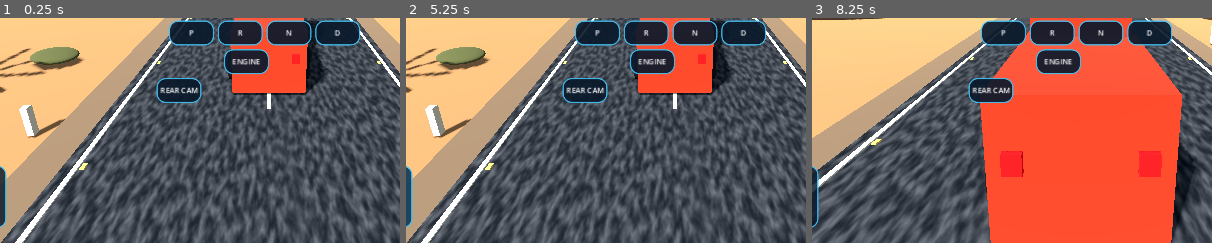
Above: before the commit, frames 1-3 (left to right).
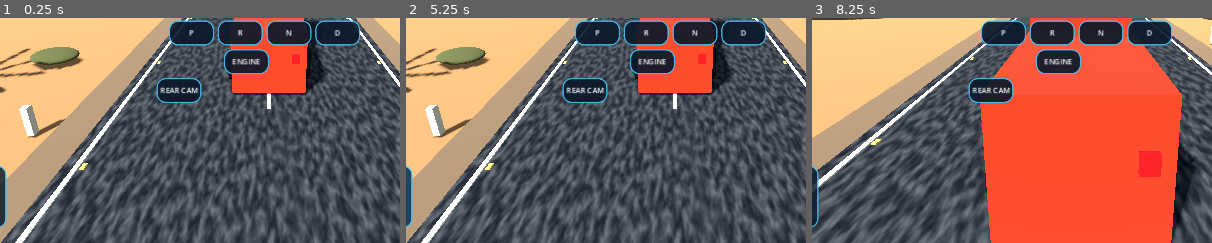
Above: after the commit, the same moments.

Repository: czz495m8zv-code/zayron-simulator
Game: Godot game, scene res://scenes/main/main.tscn
The game is run twice, just before and just after one commit, with the same random seed, the same clock (stepped at 60 frames per second) and the same inputs.
Inputs:
- Up to frame 1 (0.25 s): no input
- Up to frame 2 (5.25 s): click "RESTART ROUTE" at 0.5 s; click "RESTART ROUTE" at 1.25 s; click "RESTART ROUTE" at 2 s; click "NEXT: PREMIUM BLUE SEMI" at 2.75 s; click "NEXT: PREMIUM BLUE SEMI" at 3.5 s; click "◀" at 4.25 s; click "▶" at 5 s
- Up to frame 3 (8.25 s): click "BRAKE" at 5.75 s; click "GAS" at 6.5 s; click "R" at 7.25 s; click "VIEW: CHASE" at 8 s
The pictures show only the part of the screen within x 16-66%, y 50-100%; the shares and areas given below are measured in that part.

The runs differ from the first frame. In frame 3, 0.7% of the frame differs, in the area x 47-53%, y 59-71%.

Commit message:
Make rear brake lamps respond continuously to braking

Diff:
--- a/scripts/vehicles/prototype_truck.gd
+++ b/scripts/vehicles/prototype_truck.gd
@@ -144,6 +144,9 @@
 
 	if is_instance_valid(_rear_lamp_material):
 		_rear_lamp_material.emission_energy_multiplier = 0.8 + brake * 2.2
+	for tail_lamp in get_children():
+		if tail_lamp is MeshInstance3D and String(tail_lamp.name) == "RearTailLamp":
+			tail_lamp.visible = _parking_lights_on or brake > 0.01
 	for reverse_lamp in _reverse_lamp_meshes:
 		if is_instance_valid(reverse_lamp):
 			reverse_lamp.visible = _engine_running and _gear_mode == "R"
